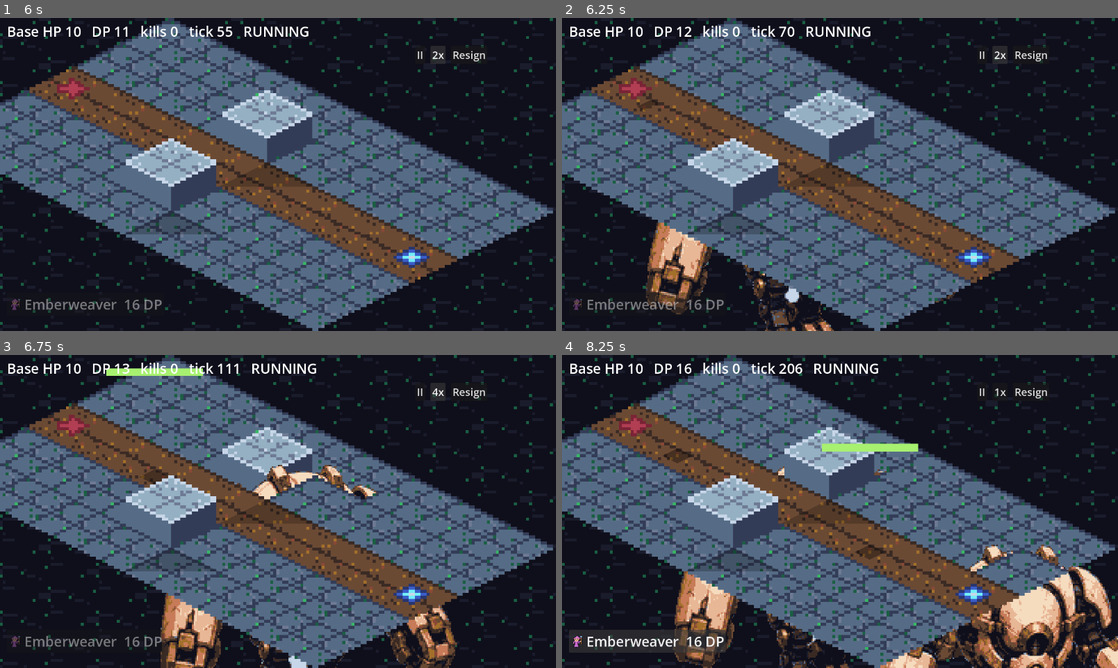
Above: before the commit, frames 1-4 (two rows, left to right).
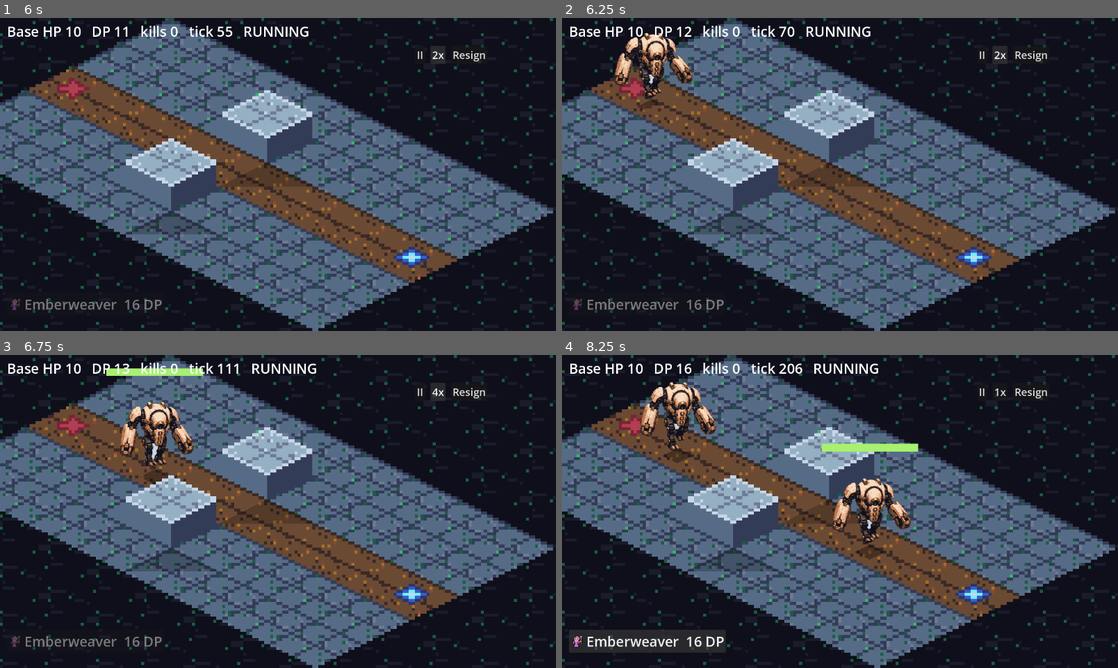
Above: after the commit, the same moments.

Repository: junnyboi/proto-td
Game: Godot game, scene res://scenes/title.tscn
Same seed, same stepped clock (60 frames per second), same inputs: the game is played once before the commit and once after it.
Inputs:
- Up to frame 1 (6 s): click "Start" at 0.5 s; click "Mission Control" at 1.25 s; click "1. First Stand" at 2 s; click "Emberweaver 16 DP" at 2.75 s; click "Start Battle" at 3.5 s; click "II" at 4.25 s; click ">" at 5 s; click "1x" at 5.75 s
- Up to frame 2 (6.25 s): no input
- Up to frame 3 (6.75 s): click "2x" at 6.5 s
- Up to frame 4 (8.25 s): click "4x" at 7.25 s; click "Emberweaver 16 DP" at 8 s

Frame 1 is identical in both runs. In frame 2, 4.4% of the frame differs, in the area x 9-71%, y 4-100%; in frame 3, 5.9%; in frame 4, 12%, in the area x 14-100%, y 8-100%.

Commit message:
AGENT 10 - Add grunt animation runtime prototype

Diff:
--- a/scripts/view/enemy_animator.gd
+++ b/scripts/view/enemy_animator.gd
@@ -149,6 +149,7 @@
 	sprite.name = sprite_name
 	sprite.mouse_filter = Control.MOUSE_FILTER_IGNORE
 	sprite.texture = sprite_texture
+	sprite.expand_mode = TextureRect.EXPAND_IGNORE_SIZE
 	sprite.stretch_mode = TextureRect.STRETCH_SCALE
 	sprite.texture_filter = CanvasItem.TEXTURE_FILTER_NEAREST
 	sprite.size = sprite_size
--- /dev/null
+++ b/selftest/scenarios/grunt_animation.gd
@@ -0,0 +1,280 @@
+extends RefCounted
+
+## TD-015 runtime prototype. A real BattleView renders all five basic enemy
+## definitions with the generated grunt family while mini_boss remains the
+## control. The view is tick-frozen after spawn; only render-time animation and
+## explicitly authored test presentation facts change.
+
+const FRAME_SIZE := 256
+const BASIC_IDS: Array[StringName] = [
+	&"grunt",
+	&"runner",
+	&"heavy",
+	&"drone",
+	&"spellcaster",
+]
+const GALLERY_DIRECTIONS: Array[StringName] = [&"se", &"sw", &"nw", &"ne", &"se"]
+
+
+func run(h: SelfTestHarness) -> void:
+	h.max_frames = 1200
+	await h.frames(10)
+	var game := h.autoload("Game")
+	game.call("start_battle", game.get("default_stage_id"))
+	var stage := (game.get("pending_stage") as StageDef).duplicate(true) as StageDef
+	var gallery_paths: Array[PackedVector2Array] = [
+		PackedVector2Array(
+			[
+				Vector2(2, 2),
+				Vector2(3, 2),
+				Vector2(4, 2),
+				Vector2(5, 2),
+				Vector2(6, 2),
+				Vector2(6, 3),
+				Vector2(6, 4),
+				Vector2(5, 4),
+				Vector2(4, 4),
+				Vector2(3, 4),
+				Vector2(2, 4),
+				Vector2(2, 3),
+				Vector2(2, 2),
+				Vector2(3, 2),
+			]
+		)
+	]
+	stage.paths = gallery_paths
+	var waves: Array[Dictionary] = []
+	for enemy_id: StringName in BASIC_IDS + [&"mini_boss"]:
+		waves.append({"tick": 0, "enemy_id": enemy_id, "path_idx": 0})
+	stage.waves = waves
+	stage.wave_starts = PackedInt32Array([0])
+	stage.leak_limit = 99
+	game.set("pending_stage", stage)
+	await h.frames(10)
+	var model := game.get("current_battle") as BattleModel
+	h.check("battle model exists", model != null)
+	if model == null:
+		return
+	h.expect_done()
+	var view := game.get("content") as Node2D
+	while model.enemies.size() < 6 and model.tick < 10:
+		await h.physics_frames(1)
+	h.check(
+		"six gallery enemies spawned", model.enemies.size() == 6, "count=%d" % model.enemies.size()
+	)
+	if model.enemies.size() != 6:
+		return
+	view.set("ticks_per_frame_scale", 0.0)
+
+	_check_atlases(h)
+	_position_gallery(model)
+	await h.physics_frames(2)
+	var juice_cfg := view.get("cfg") as JuiceConfig
+	await h.frames(juice_cfg.wave_banner_frames + 2)
+	_check_gallery_nodes(h, view, model)
+	await h.shot("grunt_walk_four_directions")
+
+	# The render clock advances walk frames while the model remains frozen.
+	var grunt := model.enemies[0]
+	var grunt_body := _enemy_body(view, grunt.id)
+	var grunt_sprite := grunt_body.get_node("Sprite") as TextureRect
+	var start_frame := _atlas_frame(grunt_sprite.texture)
+	var start_tick := model.tick
+	await h.frames(6)
+	var advanced_frame := _atlas_frame(grunt_sprite.texture)
+	(
+		h
+		. check(
+			"walk atlas advances on the render clock",
+			advanced_frame != start_frame,
+			"start=%d advanced=%d" % [start_frame, advanced_frame],
+		)
+	)
+	h.check(
+		"walk animation never advances the model", model.tick == start_tick, "tick=%d" % model.tick
+	)
+	view.set("_enemy_anim_seconds", 23.0 / 12.0)
+	view.call("_project")
+	h.check("walk reaches its final motion frame", _atlas_frame(grunt_sprite.texture) == 23)
+	view.set("_enemy_anim_seconds", 24.0 / 12.0)
+	view.call("_project")
+	(
+		h
+		. check(
+			"walk runtime loops from frame 23 to frame 0",
+			_atlas_frame(grunt_sprite.texture) == 0,
+			"frame=%d" % _atlas_frame(grunt_sprite.texture),
+		)
+	)
+
+	# Direction change at the first corner: SE -> SW. At the midpoint both
+	# layers are visible with complementary alpha; six render frames later the
+	# old layer is gone.
+	grunt.progress_units = 4 * Pathing.PROGRESS_SCALE
+	await h.physics_frames(1)
+	await h.frames(3)
+	_check_mid_blend(h, view, grunt.id, &"grunt_anim_walk_sw")
+	await h.shot("grunt_direction_blend_mid")
+	await h.frames(5)
+	_check_settled(h, view, grunt.id, &"grunt_anim_walk_sw")
+
+	# Existing hashed atk_counter drives a complete attack sheet. No test-only
+	# view seam and no new model field are introduced.
+	grunt.blocked_by = 999
+	grunt.atk_counter = grunt.atk_interval_ticks - 1
+	await h.physics_frames(1)
+	await h.frames(7)
+	(
+		h
+		. check(
+			"attack state selected from combat counter",
+			(view.get("_enemy_anim_keys") as Dictionary).get(grunt.id) == &"grunt_anim_attack_sw",
+		)
+	)
+	grunt.atk_counter = 15
+	await h.physics_frames(1)
+	await h.frames(1)
+	(
+		h
+		. check(
+			"attack reaches its midpoint frame",
+			_atlas_frame(grunt_sprite.texture) == 12,
+			(
+				"frame=%d counter=%d interval=%d"
+				% [
+					_atlas_frame(grunt_sprite.texture),
+					grunt.atk_counter,
+					grunt.atk_interval_ticks,
+				]
+			),
+		)
+	)
+	await h.shot("grunt_attack_mid")
+
+	# Charm reverses the same path tangent and swaps to the derived ally-blue
+	# NW atlas; the same six-frame blend contract applies.
+	grunt.blocked_by = -1
+	grunt.atk_counter = 0
+	grunt.progress_units = 0
+	grunt.faction = EnemyState.Faction.CHARMED
+	await h.physics_frames(1)
+	await h.frames(3)
+	_check_mid_blend(h, view, grunt.id, &"grunt_anim_walk_nw_charmed")
+	await h.shot("grunt_charmed_reverse_blend")
+	await h.frames(5)
+	_check_settled(h, view, grunt.id, &"grunt_anim_walk_nw_charmed")
+	await h.shot("grunt_charmed_reverse_settled")
+	h.done()
+
+
+func _check_atlases(h: SelfTestHarness) -> void:
+	var bad := 0
+	for state: StringName in [&"walk", &"attack"]:
+		for direction: StringName in [&"se", &"sw", &"ne", &"nw"]:
+			for charmed: bool in [false, true]:
+				var id := EnemyAnimator.animation_id(state, direction, charmed)
+				var first := Art.texture(id, 0) as AtlasTexture
+				var closure := Art.texture(id, 24) as AtlasTexture
+				var valid := (
+					Art.frame_count(id) == 25
+					and Art.size(id) == Vector2i(FRAME_SIZE, FRAME_SIZE)
+					and is_equal_approx(Art.fps(id), 12.0)
+					and first != null
+					and closure != null
+					and first.region.size == Vector2(FRAME_SIZE, FRAME_SIZE)
+					and closure.region.position.x == 24 * FRAME_SIZE
+					and first.filter_clip
+					and closure.filter_clip
+				)
+				if not valid:
+					bad += 1
+	h.check("sixteen grunt animation atlases resolve", bad == 0, "bad=%d" % bad)
+
+
+func _position_gallery(model: BattleModel) -> void:
+	var segment_indices := PackedInt32Array([0, 4, 6, 11, 2, 8])
+	for index: int in model.enemies.size():
+		model.enemies[index].progress_units = segment_indices[index] * Pathing.PROGRESS_SCALE
+
+
+func _check_gallery_nodes(h: SelfTestHarness, view: Node2D, model: BattleModel) -> void:
+	var keys := view.get("_enemy_anim_keys") as Dictionary
+	for index: int in BASIC_IDS.size():
+		var enemy := model.enemies[index]
+		var body := _enemy_body(view, enemy.id)
+		var expected := EnemyAnimator.animation_id(&"walk", GALLERY_DIRECTIONS[index])
+		h.check(
+			"%s uses generated body" % BASIC_IDS[index],
+			body != null and body.size == Vector2.ONE * 64.0
+		)
+		if body == null:
+			continue
+		var sprite := body.get_node_or_null("Sprite") as TextureRect
+		var blend := body.get_node_or_null("BlendSprite") as TextureRect
+		h.check("%s has two animation layers" % BASIC_IDS[index], sprite != null and blend != null)
+		if sprite == null or blend == null:
+			continue
+		h.check(
+			"%s constrains source texture to its body" % BASIC_IDS[index],
+			(
+				sprite.expand_mode == TextureRect.EXPAND_IGNORE_SIZE
+				and blend.expand_mode == TextureRect.EXPAND_IGNORE_SIZE
+				and sprite.size == body.size
+				and blend.size == body.size
+			)
+		)
+		h.check(
+			"%s faces %s" % [BASIC_IDS[index], GALLERY_DIRECTIONS[index]],
+			keys.get(enemy.id) == expected,
+			"key=%s" % keys.get(enemy.id)
+		)
+	var boss := _enemy_body(view, model.enemies[5].id)
+	h.check(
+		"mini-boss keeps its original body size", boss != null and boss.size == Vector2.ONE * 96.0
+	)
+	h.check(
+		"mini-boss has no grunt blend layer",
+		boss != null and boss.get_node_or_null("BlendSprite") == null
+	)
+
+
+func _check_mid_blend(
+	h: SelfTestHarness, view: Node2D, enemy_id: int, expected: StringName
+) -> void:
+	var body := _enemy_body(view, enemy_id)
+	var sprite := body.get_node("Sprite") as TextureRect
+	var blend := body.get_node("BlendSprite") as TextureRect
+	var key: StringName = (view.get("_enemy_anim_keys") as Dictionary).get(enemy_id)
+	var alpha_sum := sprite.modulate.a + blend.modulate.a
+	h.check("transition selects %s" % expected, key == expected, "key=%s" % key)
+	h.check(
+		"transition keeps both layers visible",
+		blend.visible and sprite.modulate.a > 0.0 and blend.modulate.a > 0.0,
+		"new=%.3f old=%.3f" % [sprite.modulate.a, blend.modulate.a]
+	)
+	h.check("blend alpha is complementary", is_equal_approx(alpha_sum, 1.0), "sum=%.3f" % alpha_sum)
+
+
+func _check_settled(h: SelfTestHarness, view: Node2D, enemy_id: int, expected: StringName) -> void:
+	var body := _enemy_body(view, enemy_id)
+	var sprite := body.get_node("Sprite") as TextureRect
+	var blend := body.get_node("BlendSprite") as TextureRect
+	var key: StringName = (view.get("_enemy_anim_keys") as Dictionary).get(enemy_id)
+	h.check("settled key is %s" % expected, key == expected, "key=%s" % key)
+	h.check("blend layer settles away", not blend.visible and blend.texture == null)
+	h.check(
+		"new layer settles opaque",
+		is_equal_approx(sprite.modulate.a, 1.0),
+		"alpha=%.3f" % sprite.modulate.a
+	)
+
+
+func _enemy_body(view: Node2D, enemy_id: int) -> ColorRect:
+	return (view.get("_enemy_rects") as Dictionary).get(enemy_id) as ColorRect
+
+
+func _atlas_frame(texture: Texture2D) -> int:
+	var atlas := texture as AtlasTexture
+	if atlas == null:
+		return -1
+	return int(atlas.region.position.x / FRAME_SIZE)
Not shown, added: selftest/scenarios/grunt_animation.gd.uid
